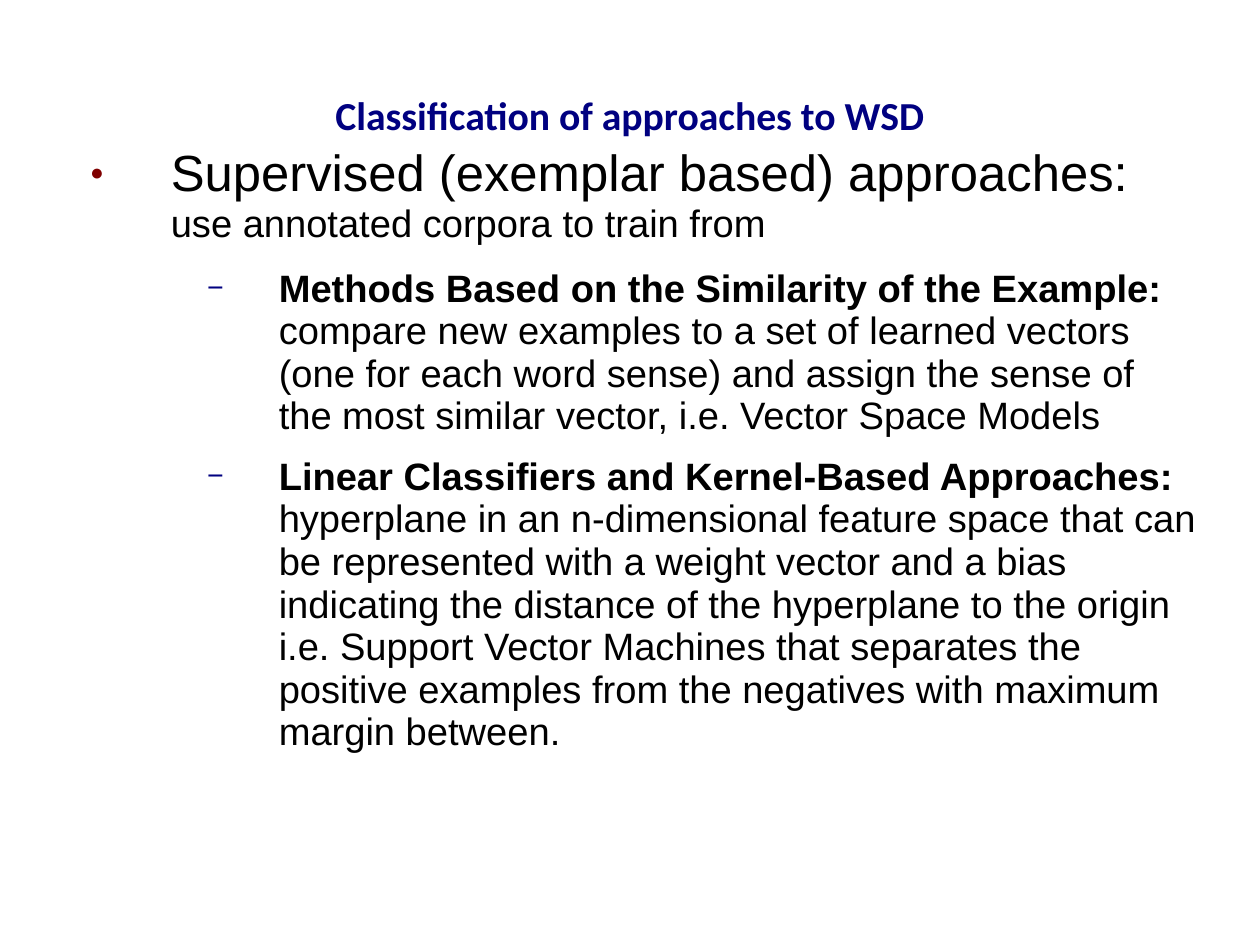
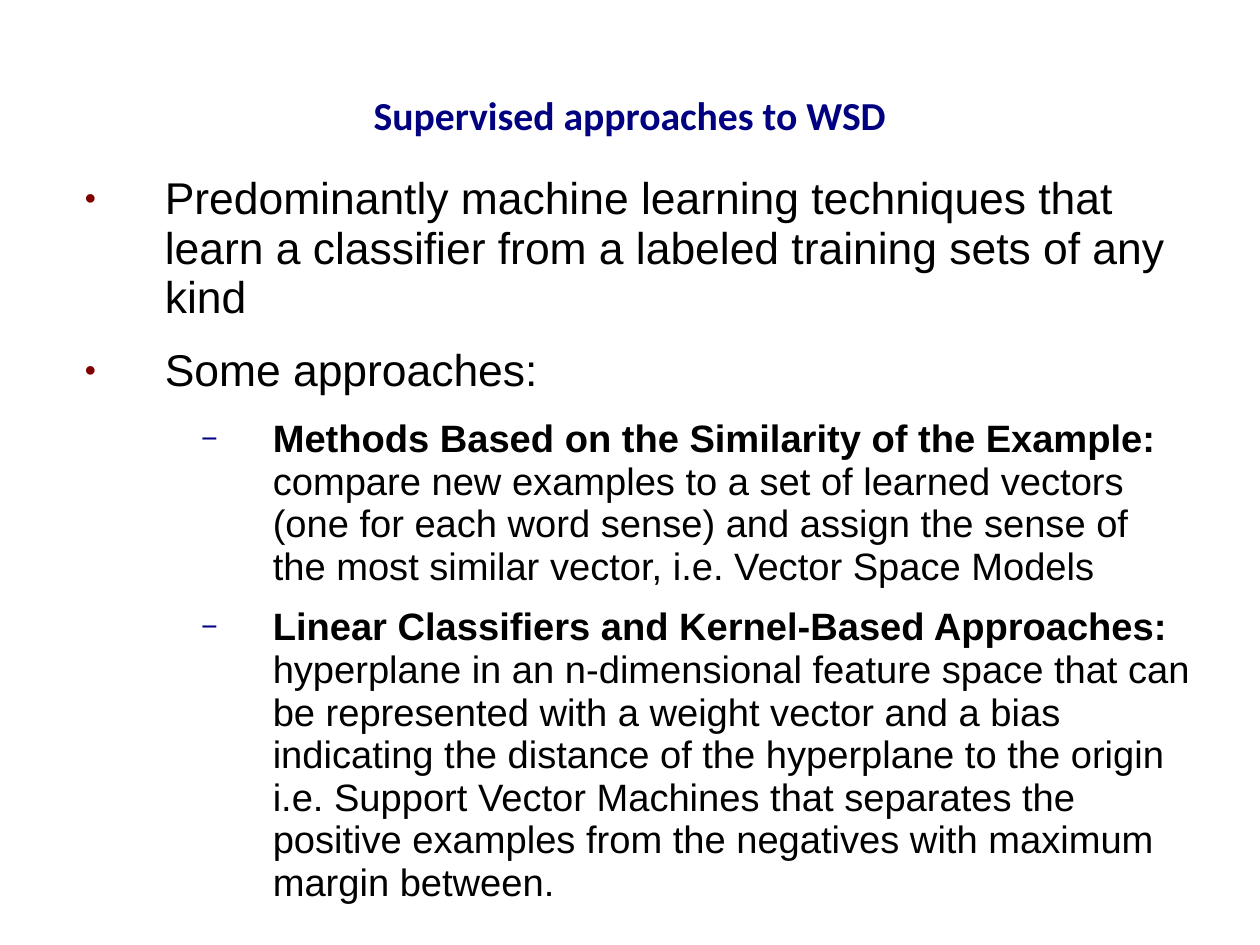
Before and after one commit to prodanovic/WSD-PDT, a slide deck: slide 6 of docs/thesis presentation.ppt (slide 5 before the commit). Drawn at 1260x945 pixels with LibreOffice and Linux fonts; fonts in the diff are those of the drawing; background and template pictures are left out. Boxes give left, top, right and bottom in pixels: in the first picture for what was removed or moved away, otherwise in the second. Text is boxed around its words. In the diff, an @@ line names an element or a change of style, - is before the commit and + after.

```diff
--- a/docs/thesis presentation.ppt
+++ b/docs/thesis presentation.ppt
@@ title at bbox=[374, 102, 885, 137]: text changed @@
-Classification of approaches to WSD
+Supervised approaches to WSD
@@ text "Predominantly machine learning techniques that ...": place and size @@
-text "Predominantly machine learning techniques that ..." at bbox=[171, 154, 1195, 753]
+text "Predominantly machine learning techniques that ..." at bbox=[165, 181, 1189, 904]
@@ text at bbox=[165, 181, 1164, 395]: text changed; size 32 to 28 pt @@
-● Supervised (exemplar based) approaches: use annotated corpora to train from
+● Predominantly machine learning techniques that learn a classifier from a labeled training sets of any kind
+● Some approaches:
```
Also in this commit, not shown: 26 other slides changed, 1 slide added, 4 other files.
